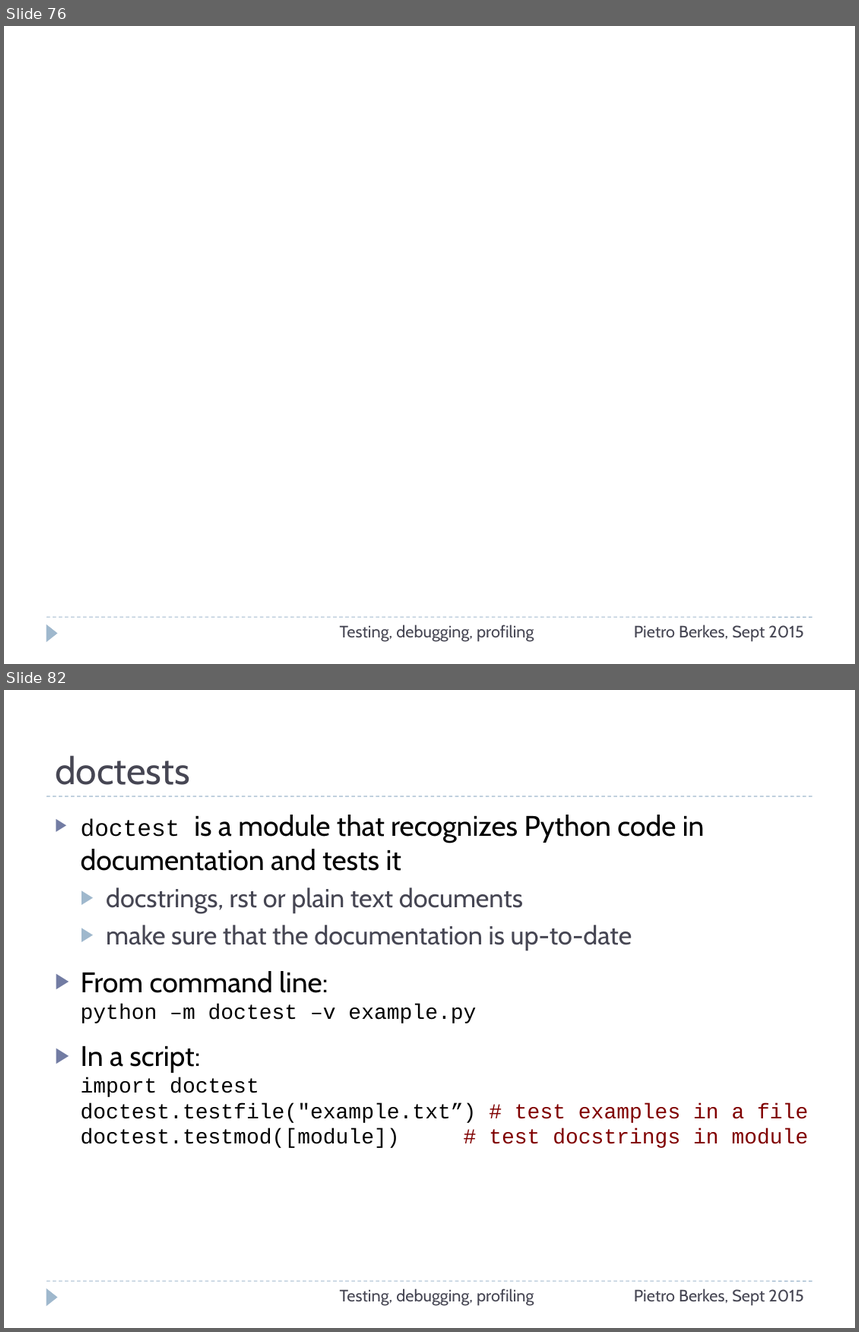
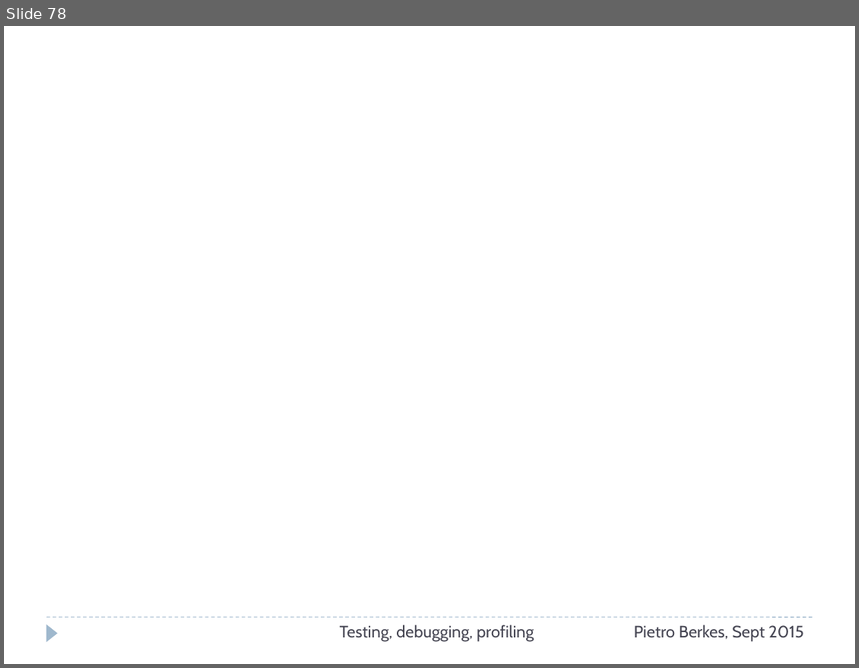
Before and after one commit to ASPP/testing_debugging_profiling, a slide deck: testing-debugging-profiling.pptx. Shown one above the other, each under a label of ours: slides 76 and 82 before the commit, slide 78 after it; the slides between them are not shown. The pictures are 859x1332 and 859x668 pixels, drawn with LibreOffice and Linux fonts; fonts in the diff are those of the drawing. Boxes give left, top, right and bottom in pixels: in the first picture for what was removed or moved away, otherwise in the second. Text is boxed around its words. In the diff, an @@ line names an element or a change of style, - is before the commit and + after.

Commit message:
Revise debugging section

```diff
--- a/testing-debugging-profiling.pptx
+++ b/testing-debugging-profiling.pptx
@@ slide 82 removed at <box>4,690,855,1328</box>, background #FFFFFF; not listed: 2 template elements that a slide beside it also shows @@
@@ title removed at <box>55,755,190,785</box> @@
-doctests
@@ line removed from (47, 796) to (813, 796) @@
@@ text removed at <box>81,815,809,1148</box> @@
-▶ doctest is a module that recognizes Python code in documentation and tests it
-  ▶ docstrings, rst or plain text documents
-  ▶ make sure that the documentation is up-to-date
-▶ From command line:
-  python –m doctest –v example.py
-▶ In a script:
-  import doctest
-  doctest.testfile("example.txt”) # test examples in a file
-  doctest.testmod([module]) # test docstrings in module
@@ text removed at <box>340,1289,534,1306</box> @@
-Testing, debugging, profiling
@@ text removed at <box>634,1289,804,1306</box> @@
-Pietro Berkes, Sept 2015
@@ what was slide 76 is now slide 78 @@
```
Also in this commit, not shown: 4 slides changed, 11 other slides removed, 1 other file.
